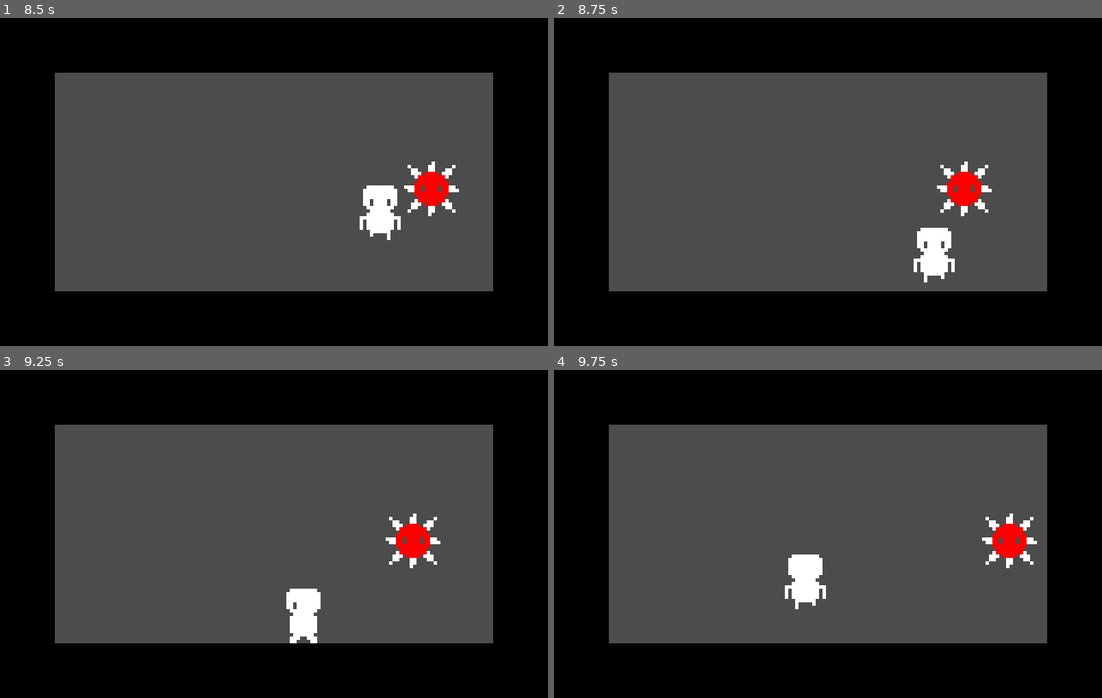
Above: before the commit, frames 1-4 (two rows, left to right).
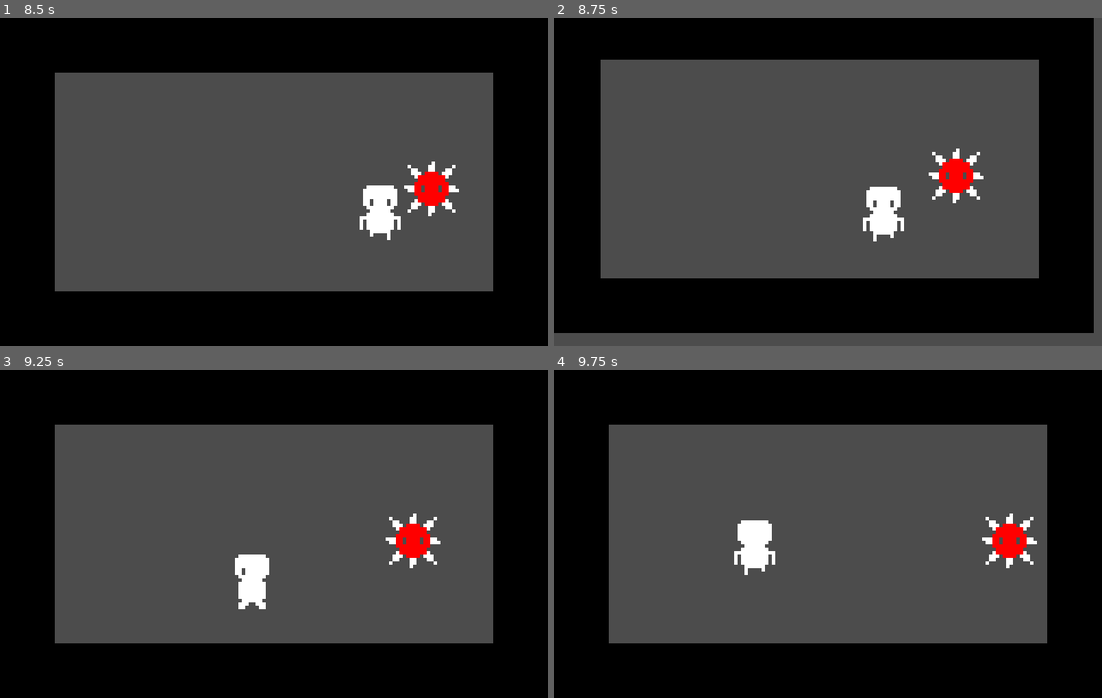
Above: after the commit, the same moments.

Repository: rueterscooter/CS-Club-Project
Game: Godot game, scene res://Scenes/GameLoop.tscn
The game is run twice, just before and just after one commit, with the same random seed, the same clock (stepped at 60 frames per second) and the same inputs.
Inputs:
- Up to frame 1 (8.5 s): hold Right (ui_right) 0.53-1.28 s; hold Down (ui_down) 1.28-2.03 s; hold Right (ui_right) 2.03-2.78 s; hold Up (ui_up) 2.78-3.53 s; hold Left (ui_left) 3.53-5.03 s; hold Down (ui_down) 5.03-5.78 s; hold Right (ui_right) 5.78-6.53 s; hold Up (ui_up) 6.53-7.28 s; hold Right (ui_right) 7.28-8.03 s; hold Down (ui_down) from 8.03 s (still down)
- Up to frame 2 (8.75 s): keep holding Down (ui_down)
- Up to frame 3 (9.25 s): release Down (ui_down) at 8.78 s; hold Left (ui_left) from 8.78 s (still down)
- Up to frame 4 (9.75 s): release Left (ui_left) at 9.53 s; hold Up (ui_up) from 9.53 s (still down)

Frame 1 is identical in both runs. In frame 2, 16% of the frame differs, in the area x 0-100%, y 0-100%; in frame 3, 1.6%; in frame 4, 1.7%.

Commit message:
Club Meeting 11/21/2018

Diff:
--- a/Scenes/Bullet.tscn
+++ b/Scenes/Bullet.tscn
@@ -8,7 +8,7 @@
 custom_solver_bias = 0.0
 extents = Vector2( 2, 2 )
 
-[node name="Area2D" type="Area2D"]
+[node name="Area2D" type="Area2D" index="0"]
 
 input_pickable = true
 gravity_vec = Vector2( 0, 1 )
@@ -46,3 +46,5 @@
 
 shape = SubResource( 1 )
 _sections_unfolded = [ "Transform", "Visibility", "Z Index" ]
+
+[connection signal="area_entered" from="KinematicBody2D/HitBox" to="KinematicBody2D" method="_on_HitBox_area_entered"]
--- a/Scenes/EnemySpikes.tscn
+++ b/Scenes/EnemySpikes.tscn
@@ -18,7 +18,7 @@
 custom_solver_bias = 0.0
 extents = Vector2( 8, 8 )
 
-[node name="Area2D" type="Area2D" index="0"]
+[node name="Area2D" type="Area2D"]
 
 input_pickable = true
 gravity_vec = Vector2( 0, 1 )
@@ -35,7 +35,9 @@
 collision_mask = 1
 collision/safe_margin = 0.08
 script = ExtResource( 1 )
-speed = 0
+type = "enemy"
+speed = 25
+hp = 2
 moveTimer = 0.5
 
 [node name="Sprite" type="Sprite" parent="KinematicBody2D" index="0"]
@@ -46,8 +48,9 @@
 
 shape = SubResource( 1 )
 
-[node name="HitBox" type="Area2D" parent="." index="1"]
+[node name="HitBox" type="Area2D" parent="KinematicBody2D" index="2"]
 
+editor/display_folded = true
 input_pickable = true
 gravity_vec = Vector2( 0, 1 )
 gravity = 98.0
@@ -56,12 +59,13 @@
 audio_bus_override = false
 audio_bus_name = "Master"
 
-[node name="HurtCollider" type="CollisionShape2D" parent="HitBox" index="0"]
+[node name="HurtCollider" type="CollisionShape2D" parent="KinematicBody2D/HitBox" index="0"]
 
 shape = SubResource( 2 )
 
-[node name="DamageBox" type="Area2D" parent="." index="2"]
+[node name="DamageBox" type="Area2D" parent="KinematicBody2D" index="3"]
 
+editor/display_folded = true
 input_pickable = true
 gravity_vec = Vector2( 0, 1 )
 gravity = 98.0
@@ -70,6 +74,6 @@
 audio_bus_override = false
 audio_bus_name = "Master"
 
-[node name="DamageCollider" type="CollisionShape2D" parent="DamageBox" index="0"]
+[node name="DamageCollider" type="CollisionShape2D" parent="KinematicBody2D/DamageBox" index="0"]
 
 shape = SubResource( 3 )
--- /dev/null
+++ b/Scenes/GameCam.gd
@@ -0,0 +1,63 @@
+extends Camera2D
+
+var _duration = 0.0
+var _period_in_ms = 0.0
+var _amplitude = 0.0
+var _timer = 0.0
+var _last_shook_timer = 0
+var _previous_x = 0.0
+var _previous_y = 0.0
+var _last_offset = Vector2(0, 0)
+
+func _ready():
+    set_process(true)
+
+# Shake with decreasing intensity while there's time remaining.
+func _process(delta):
+    # Only shake when there's shake time remaining.
+    if _timer == 0:
+        return
+    # Only shake on certain frames.
+    _last_shook_timer = _last_shook_timer + delta
+    # Be mathematically correct in the face of lag; usually only happens once.
+    while _last_shook_timer >= _period_in_ms:
+        _last_shook_timer = _last_shook_timer - _period_in_ms
+        # Lerp between [amplitude] and 0.0 intensity based on remaining shake time.
+        var intensity = _amplitude * (1 - ((_duration - _timer) / _duration))
+        # Noise calculation logic from http://jonny.morrill.me/blog/view/14
+        var new_x = rand_range(-1.0, 1.0)
+        var x_component = intensity * (_previous_x + (delta * (new_x - _previous_x)))
+        var new_y = rand_range(-1.0, 1.0)
+        var y_component = intensity * (_previous_y + (delta * (new_y - _previous_y)))
+        _previous_x = new_x
+        _previous_y = new_y
+        # Track how much we've moved the offset, as opposed to other effects.
+        var new_offset = Vector2(x_component, y_component)
+        set_offset(get_offset() - _last_offset + new_offset)
+        _last_offset = new_offset
+    # Reset the offset when we're done shaking.
+    _timer = _timer - delta
+    if _timer <= 0:
+        _timer = 0
+        set_offset(get_offset() - _last_offset)
+
+# Kick off a new screenshake effect.
+func shake(duration, frequency, amplitude):
+    # Initialize variables.
+    _duration = duration
+    _timer = duration
+    _period_in_ms = 1.0 / frequency
+    _amplitude = amplitude
+    _previous_x = rand_range(-1.0, 1.0)
+    _previous_y = rand_range(-1.0, 1.0)
+    # Reset previous offset, if any.
+    set_offset(get_offset() - _last_offset)
+    _last_offset = Vector2(0, 0)
+
+func zoom_on_spot(var targetSpot, var targetZoom):
+
+	var zoom = lerp(get_zoom().x, targetZoom, 0.3)
+	offset = Vector2(lerp(offset.x, targetSpot.x, 0.1), lerp(offset.y, targetSpot.y, 0.1))
+	set_zoom(Vector2(zoom, zoom))
+
+	pass
--- a/Scenes/Player.tscn
+++ b/Scenes/Player.tscn
@@ -19,7 +19,7 @@
 custom_solver_bias = 0.0
 extents = Vector2( 5, 8 )
 
-[node name="Area2D" type="Area2D"]
+[node name="Area2D" type="Area2D" index="0"]
 
 input_pickable = true
 gravity_vec = Vector2( 0, 1 )
@@ -39,10 +39,12 @@
 __meta__ = {
 "_edit_group_": true
 }
-speed = 0
+type = "player"
+speed = 50
+hp = 3
 shootTimer = 0.5
-xtBulletA = true
-xtBulletB = true
+xtBulletA = false
+xtBulletB = false
 
 [node name="Sprite" type="Sprite" parent="KinematicBody2D" index="0"]
 
@@ -70,8 +72,6 @@
 
 [node name="Hitbox" type="Area2D" parent="KinematicBody2D" index="3"]
 
-editor/display_folded = true
-visible = false
 input_pickable = true
 gravity_vec = Vector2( 0, 1 )
 gravity = 98.0
@@ -114,3 +114,5 @@
 
 scale = Vector2( 0.1, 0.1 )
 _sections_unfolded = [ "Material", "Transform", "Visibility", "Z Index" ]
+
+[connection signal="area_entered" from="KinematicBody2D/Hitbox" to="KinematicBody2D" method="_on_Hitbox_area_entered"]
--- a/Scenes/RoomManager.tscn
+++ b/Scenes/RoomManager.tscn
@@ -1,6 +1,7 @@
-[gd_scene load_steps=2 format=2]
+[gd_scene load_steps=3 format=2]
 
 [ext_resource path="res://Scripts/Game_Scripts/RoomManager.gd" type="Script" id=1]
+[ext_resource path="res://Scenes/GameCam.gd" type="Script" id=2]
 
 [node name="Node2D" type="Node2D"]
 
@@ -35,4 +36,5 @@
 editor_draw_screen = true
 editor_draw_limits = false
 editor_draw_drag_margin = false
+script = ExtResource( 2 )
 _sections_unfolded = [ "Offset", "Transform" ]
--- a/Scripts/Enemy_Scripts/EnemySpikes.gd
+++ b/Scripts/Enemy_Scripts/EnemySpikes.gd
@@ -6,12 +6,23 @@
 
 func _ready():
 
-	speed = 25
 	sprite = $Sprite
 
 	pass
 
 func _physics_process(delta):
+
+	match state:
+		"normal":
+			state_normal_loop(delta)
+#		"hurt":
+#			hurt_loop(delta)
+
+	normal_movement_loop()
+
+	pass
+
+func state_normal_loop(delta):
 
 	if moveTime < moveTimer:
 		moveTime += delta
@@ -19,6 +30,4 @@
 			moveTime = 0
 			moveDir = randDir()
 
-	normal_movement_loop()
-
 	pass
--- a/Scripts/Game_Scripts/entity.gd
+++ b/Scripts/Game_Scripts/entity.gd
@@ -6,15 +6,26 @@
 const LEFT = Vector2(-1, 0)
 const RIGHT = Vector2(1, 0)
 
+export var type = ""
 export var speed = 0
+export var hp = 0
 
 var sprite
 var anim
 
 var state = "normal"
+var invincible = false
 
-var moveDir = Vector2(0, 0)
-var facingDir = Vector2(0, 1)
+var moveDir = CENTER
+var facingDir = DOWN
+
+var knockbackDir = Vector2(0, 0)
+var knockbackSpeed = 75
+
+var hurtTime = 0.2
+var hurtTimer = 0
+var hurtCDTime = 0.5
+var hurtCDTimer = 0
 
 func randDir():
 
@@ -36,3 +47,42 @@
 	move_and_slide(motion, Vector2(0, 0))
 
 	pass
+
+func damaged_by(var obj):
+
+	if abs(obj.global_position.x - global_position.x) > abs(obj.global_position.y - global_position.y):
+		knockbackDir = Vector2(-(obj.global_position.x - global_position.x), 0).normalized()
+	else:
+		knockbackDir = Vector2(0, -(obj.global_position.y - global_position.y)).normalized()
+
+	hurtTimer = hurtTime
+	state = "hurt"
+	invincible = true
+	hp -= 1
+
+	pass
+
+func hurt_loop(delta):
+
+	if hurtTimer > 0:
+		hurtTimer -= delta
+		if hurtTimer <= 0:
+			state = "normal"
+#			if type == "enemy":
+#				invincible = false
+			invincible = false
+
+	pass
+
+func hurt_movement_loop():
+
+	var motion = knockbackDir.normalized() * knockbackSpeed
+	move_and_slide(motion, Vector2(0, 0))
+
+	pass
+
+func destroy():
+
+	get_parent().remove_child(self)
+
+	pass
--- a/Scripts/Player_Scripts/Bullet.gd
+++ b/Scripts/Player_Scripts/Bullet.gd
@@ -21,3 +21,13 @@
 	get_parent().remove_child(self)
 
 	pass
+
+func _on_HitBox_area_entered(area):
+
+	if area.get_parent().get("type") == "enemy":
+		area.get_parent().destroy()
+		# The line below calls the shake function in the GameCam script
+		# this line will ONLY work here. Copying and pasting WILL NOT WORK
+		get_parent().get_parent().get_parent().get_child(2).get_child(0).shake(0.5, 8, 2)
+
+	pass
--- a/Scripts/Player_Scripts/Player.gd
+++ b/Scripts/Player_Scripts/Player.gd
@@ -11,7 +11,6 @@
 
 func _ready():
 
-	speed = 50
 	sprite = $Sprite
 	anim = $AnimationPlayer
 
@@ -24,9 +23,12 @@
 			normal_controls_loop()
 			normal_movement_loop()
 			normal_animation_loop()
+#			hurt_cool_down_loop(delta)
 		"hurt":
-			hurt_loop()
-			hurt_animation_loop()
+			hurt_loop(delta)
+			hurt_movement_loop()
+
+	hurt_animation_loop()
 
 	shoot_cool_down_loop(delta)
 
@@ -97,11 +99,14 @@
 
 	pass
 
-func hurt_loop():
-
-
-
-	pass
+#func hurt_cool_down_loop(delta):
+#
+#	if invincible && hurtCDTimer > 0:
+#		hurtCDTimer -= delta
+#		if hurtCDTimer <= 0:
+#			invincible = false
+#
+#	pass
 
 func hurt_animation_loop():
 
@@ -175,3 +180,15 @@
 	instance.get_child(0).motionDir = direction
 
 	pass
+
+
+func _on_Hitbox_area_entered(area):
+
+	if area.get_parent().get("type") == "enemy" && !invincible:
+		damaged_by(area.get_parent())
+		# The line below calls the shake function in the GameCam script
+		# this line will ONLY work here. Copying and pasting WILL NOT WORK
+		get_parent().get_parent().get_child(2).get_child(0).shake(0.5, 15, 5)
+#		hurtCDTimer = hurtCDTime
+
+	pass
